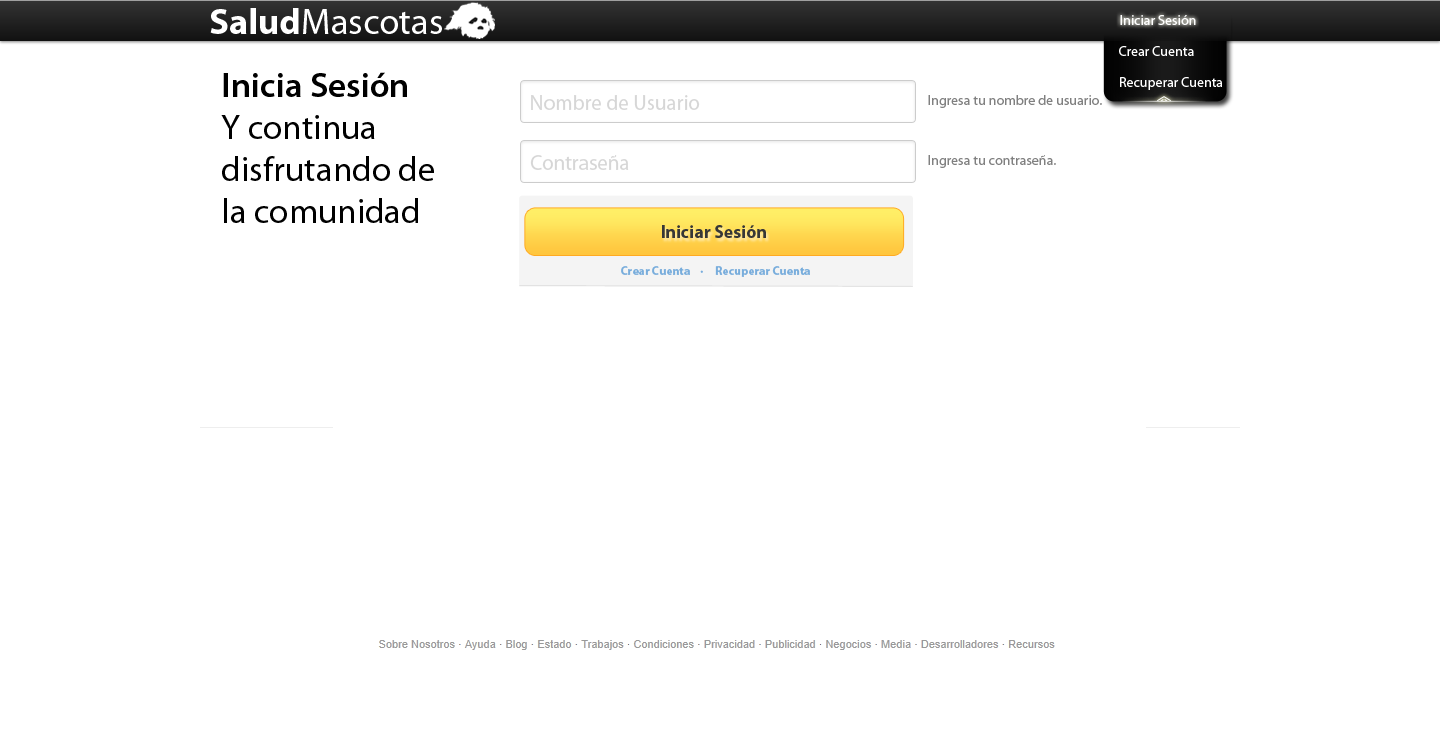
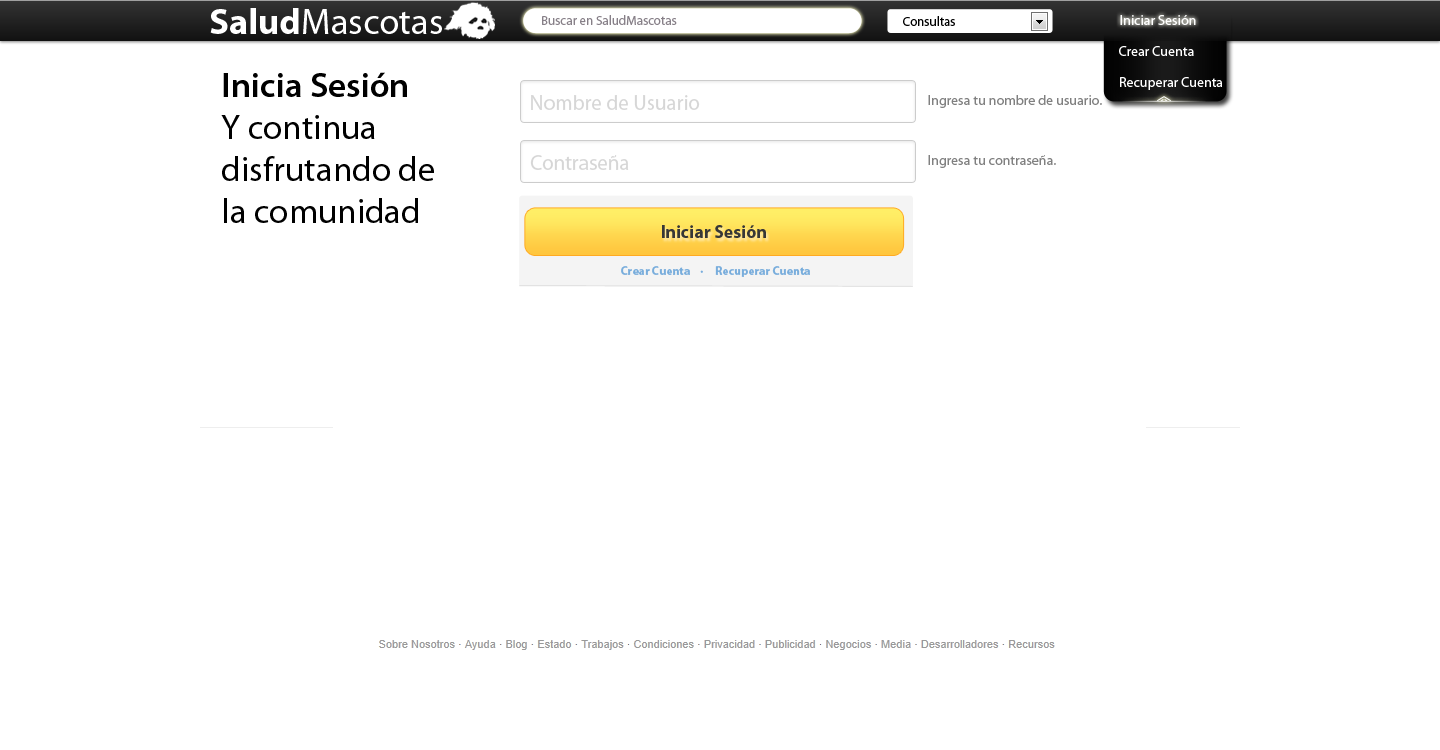
Layer changes from the first 1440px x 750px image to the second:
added group "buscador" with 29 layers above "menu_flotante" over [519, 4, 1053, 38]
added group "categoria" with 3 layers in group "buscador" over [887, 9, 1053, 33]
added layer "Consultas" (3rd of 3, in "buscador" › "categoria") in group "categoria" over [903, 16, 955, 26]
added layer "drop_boton_select" in group "categoria" over [1031, 12, 1048, 31]
added layer "cuadro_select" in group "categoria" over [887, 9, 1053, 33]
added group "txt_busqueda" with 2 layers in group "buscador" over [523, 8, 862, 34]
added layer "Buscar en SaludMascotas" in group "txt_busqueda" over [542, 15, 677, 25]
added layer "recuadro" (2nd of 3, in "buscador" › "txt_busqueda") in group "txt_busqueda" over [523, 8, 862, 34]
